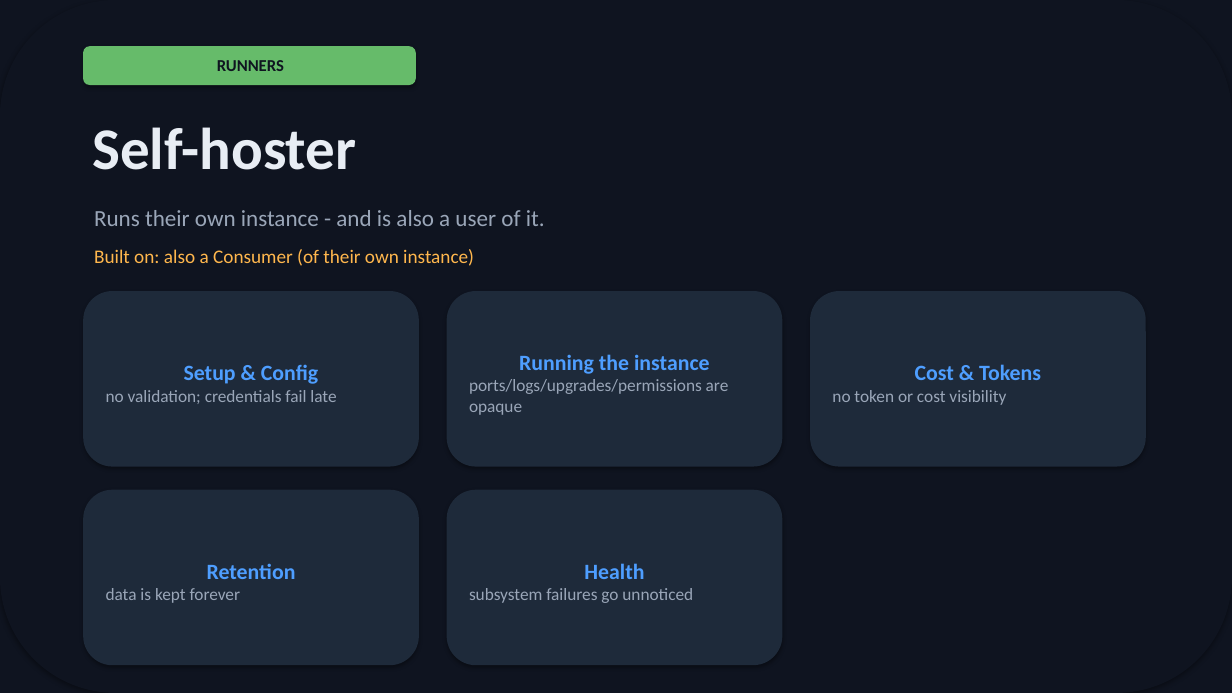
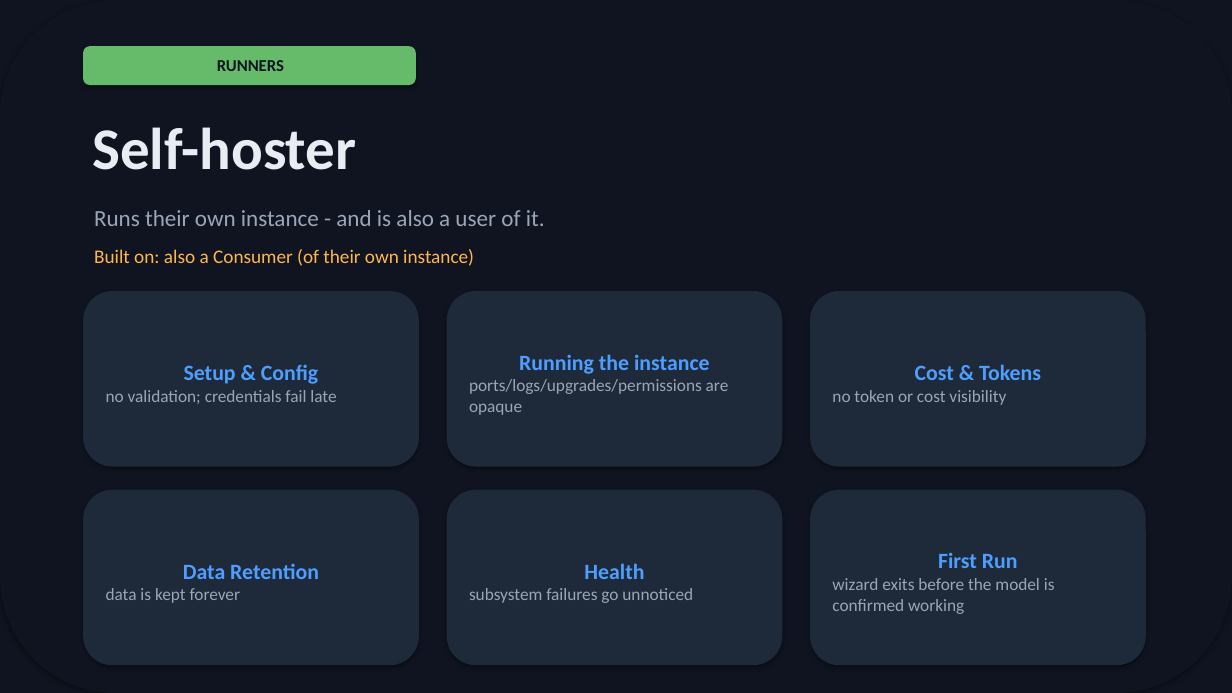
Before and after one commit to michaelatamuk/openjiuwen-jiuwenswarm, a slide deck: slide 3 of docs-michael/usability/slides/personas-deck.pptx. Drawn at 1232x693 pixels with LibreOffice and Linux fonts; fonts in the diff are those of the drawing. Boxes give left, top, right and bottom in pixels: in the first picture for what was removed or moved away, otherwise in the second. Text is boxed around its words. In the diff, an @@ line names an element or a change of style, - is before the commit and + after.

```diff
--- a/docs-michael/usability/slides/personas-deck.pptx
+++ b/docs-michael/usability/slides/personas-deck.pptx
@@ rounded rectangle added at <box>811,490,1146,665</box>, fill #1E2A3A, 13.5 pt, text #9AA6B8 @@
+First Run
+wizard exits before the model is confirmed working
@@ text in rounded rectangle at <box>183,563,319,579</box>: text changed @@
-Retention
+Data Retention
```
Also in this commit, not shown: 3 other slides changed, 42 other files.
